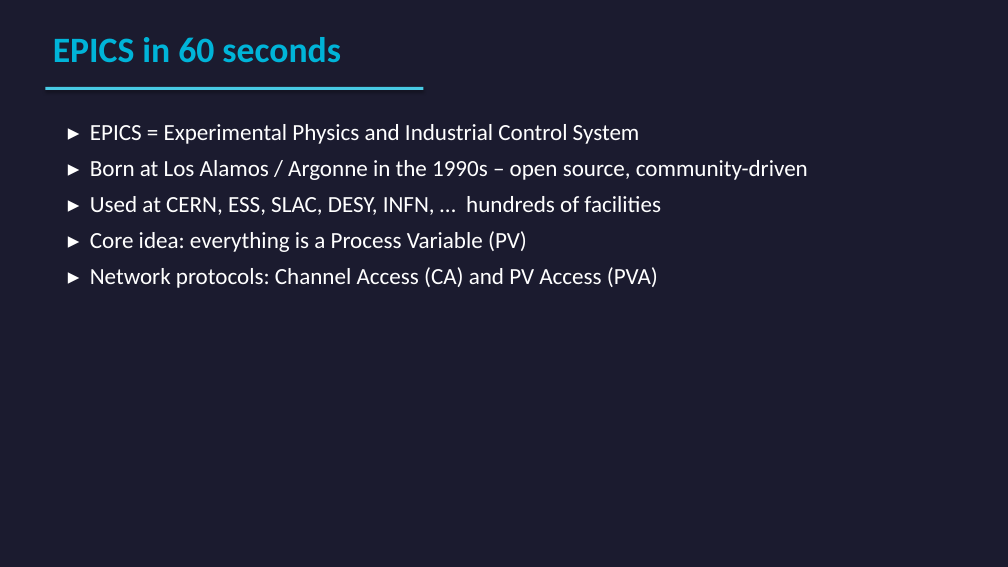
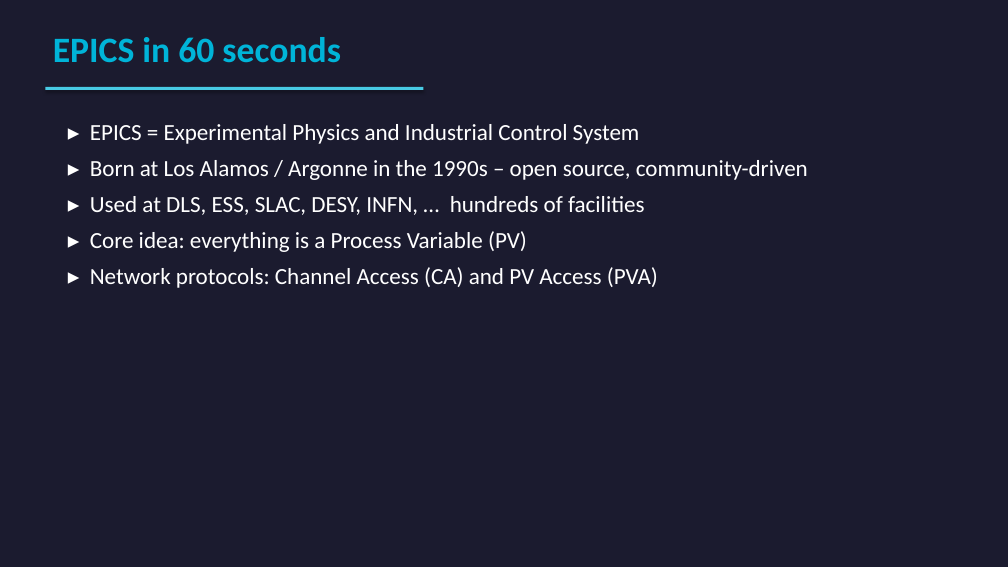
Before and after one commit to infn-epics/epik8s-training-lab, a slide deck: slide 5 of docs/EPICS_Training.pptx. Drawn at 1008x567 pixels with LibreOffice and Linux fonts; fonts in the diff are those of the drawing. Boxes give left, top, right and bottom in pixels: in the first picture for what was removed or moved away, otherwise in the second. Text is boxed around its words. In the diff, an @@ line names an element or a change of style, - is before the commit and + after.

```diff
--- a/docs/EPICS_Training.pptx
+++ b/docs/EPICS_Training.pptx
@@ text at (90, 196, 645, 215): text changed @@
-▸ Used at CERN, ESS, SLAC, DESY, INFN, … hundreds of facilities
+▸ Used at DLS, ESS, SLAC, DESY, INFN, … hundreds of facilities
```
Also in this commit, not shown: 5 other slides changed, 1 slide added, 1 slide removed.
